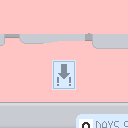
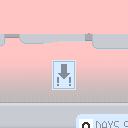
Layers edited between the first and the second 128×128 image:
added layer "Layer 8" above "Background" over box(0, 60, 128, 102)
